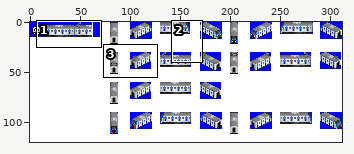
Sprite sheet, stored at src/metro/seoul_metro_4/LINE_4_2019.png. Above: a wide view before the commit, with the close-up outlined.
Close-up. Before:
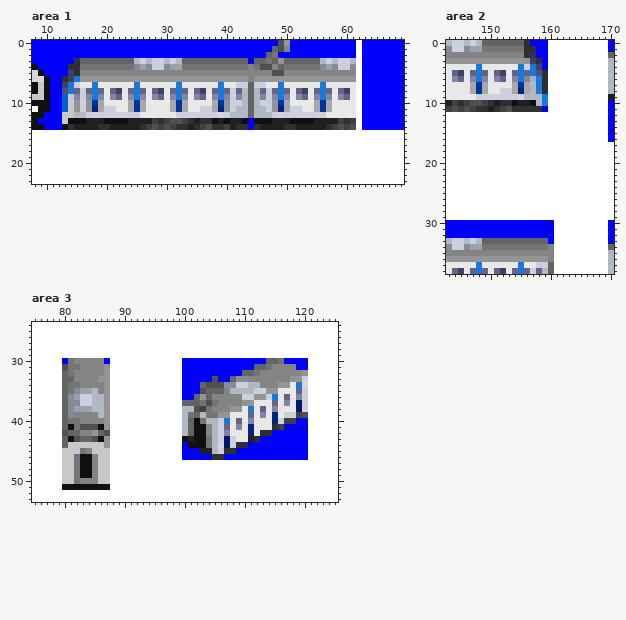
The file is 312x120 pixels. Colours within 5 levels of each other are drawn and written as one. Shown: area 1: x 8..69, y 0..23; area 2: x 143..170, y 0..38; area 3: x 75..125, y 24..53. The commit also changed other parts of the picture, which this record leaves out.
Once edited:
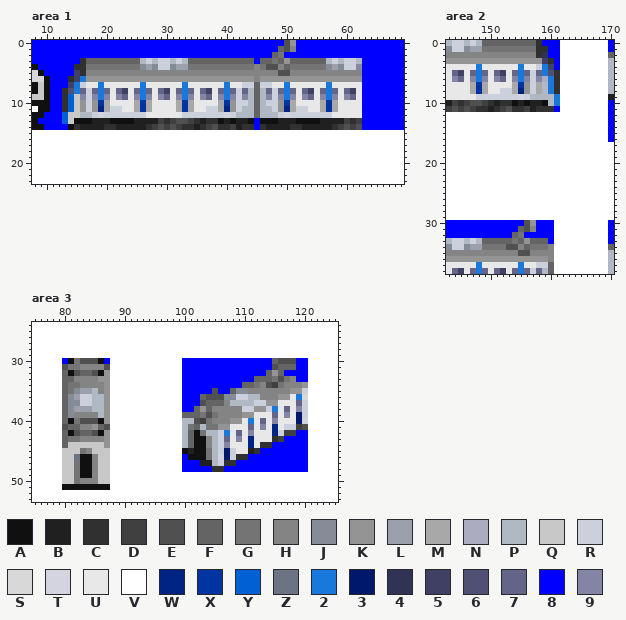
Palette (. is transparent): A #101010  B #202020  C #303030  D #404040  E #505050  F #646464  G #747474  H #848484  J #848c98  K #949494  L #9ca0ac  M #a8a8a8  N #acacc0  P #b0b8c4  Q #c8c8c8  R #ccd0dc  S #d8d8d8  T #d4d4e0  U #e8e8e8  V #ffffff  W #002484  X #0034a0  Y #0060d4  Z #6c7484  2 #1878dc  3 #00186c  4 #303454  5 #404064  6 #505074  7 #646488  8 #0000ff  9 #8484a4
Diff:
--- area 1
@@ x 8..69 @@
- 0 88888888888888888888888888888888888888888EK88888888888V8888888
- 1 8888888888888888888888888888888888888888FEH88888888888V8888888
- 2 888888888888888888888888888888888888888FG8888888888888V8888888
- 3 8888888CFFFFFFFFFPRPRRPRPFFFFFFFFFFF8FFGFKFFFFFFPRPRRPV8888888
- 4 A88888CCGGGGGGGGGJLJRRJLLGGGGGGGGGGGHGEEHFGGGGGGJLJRRJV8888888
- 5 SA88885CHHHHHHHHHHHHHHHHHHHHHHHHHHHHHHHHEEHHHHHHHHHHHHV8888888
- 6 SSA88C52KKKKKKKKKKKKKKKKKKKKKKKKKKKKHKKKKKKKKKKKKKKKKKV8888888
- 7 AQA8852RUU2UUUUUU2UUUUUU2UUUUUU2UURRFRRUU2UUUUUU2UUUUUV8888888
- 8 AQA88627R727U75U727U75U727U75U727R7PFP7R727U75U727U75UV8888888
- 9 QQA88YQ9R929U97U929U97U929U97U929R9PFP9R929U97U929U97UV8888888
-10 AAA88YQKRKXMUUUUMXMUUUUMXMUUUUMXKRRPFPRRKXMUUUUMXMUUUUV8888888
-11 VAA88YQKRKWMRRUUMXMUUUUMXMUURRMWKRPPFPPRKWMRRUUMXMUUUUV8888888
-12 AA888QQPPRTRRRRRRRUUUUUURRRRRRRTRPPPFPPPRTRRRRRRRUUUUUV8888888
-13 A8888QAAABBBAAAABBBBDCDEEDCBCCABABBA8AAABBBAAAABBBBDCDV8888888
-14 AA888ACBBBBCCBBBBBCDEDEDCCBCDECCDBCC8CBBBBCCBBBBBCDEDEV8888888
+ 0 888888888888888888888888888888888888888888EK888888888888888888
+ 1 88888888888888888888888888888888888888888FEH888888888888888888
+ 2 8888888888888888888888888888888888888888FG88888888888888888888
+ 3 88888888CFFFFFFFFFPRPRRPRPFFFFFFFFFFF8FFGFKFFFFFFPRPRRP8888888
+ 4 A888888CCGGGGGGGGGJLJRRJLLGGGGGGGGGGGHGEEHFGGGGGGJLJRRJ8888888
+ 5 SA888885CHHHHHHHHHHHHHHHHHHHHHHHHHHHHHHHHEEHHHHHHHHHHHH8888888
+ 6 SSA888C52KKKKKKKKKKKKKKKKKKKKKKKKKKKKHKKKKKKKKKKKKKKKKK8888888
+ 7 AQA88852RUU2UUUUUU2UUUUUU2UUUUUU2UURRFRRUU2UUUUUU2UUUUU8888888
+ 8 AQA88C627R727U75U727U75U727U75U727R7PFP7R727U75U727U75U8888888
+ 9 QQA88CYQ9R929U97U929U97U929U97U929R9PFP9R929U97U929U97U8888888
+10 AAA88CYQKRKXMUUUUMXMUUUUMXMUUUUMXKRRPFPRRKXMUUUUMXMUUUU8888888
+11 VAA88CYQKRKWMRRUUMXMUUUUMXMUURRMWKRPPFPPRKWMRRUUMXMUUUU8888888
+12 AA888YQQPPRTRRRRRRRUUUUUURRRRRRRTRPPPFPPPRTRRRRRRRUUUUU8888888
+13 A8888YQAAABBBAAAABBBBDCDEEDCBCCABABBA8AAABBBAAAABBBBDCD8888888
+14 AA8888ACBBBBCCBBBBBCDEDEDCCBCDECCDBCC8CBBBBCCBBBBBCDEDE8888888
 15 VVVVVVVVVVVVVVVVVVVVVVVVVVVVVVVVVVVVVVVVVVVVVVVVVVVVVVVVVVVVVV
--- area 2
@@ x 154..163 @@
- 0 FFC888VVVV
- 1 GGCC88VVVV
- 2 HHC488VVVV
- 3 KKK5C8VVVV
- 4 U2R258VVVV
- 5 72726CVVVV
- 6 929N2CVVVV
- 7 MXMP2CVVVV
- 8 MWMP2CVVVV
- 9 RTPPP2VVVV
-10 ABBAP2VVVV
-11 CCCCC8VVVV
+ 0 FFFFC888VV
+ 1 GGGGCC88VV
+ 2 HHHHC488VV
+ 3 KKKKK5C8VV
+ 4 U2UUR258VV
+ 5 727R726CVV
+ 6 929R9N2CVV
+ 7 MXKRMP2CVV
+ 8 MWKRMP2CVV
+ 9 RTRPPPP2VV
+10 ABABBAP2VV
+11 CCDBCCC8VV
 12 VVVVVVVVVV
@@ x 151..159 @@
 29 VVVVVVVVV
-30 888888888
-31 888888888
-32 888888888
-33 FFFFFFFFF
-34 GGGGGGGGG
-35 HHHHHHHHH
+30 88888EK88
+31 8888FEH88
+32 888FG8888
+33 FFFGFKFFF
+34 GGEEHFGGG
+35 HHHHEEHHH
 36 KKKKKKKKK
--- area 3
@@ x 75..125 @@
 29 VVVVVVVVVVVVVVVVVVVVVVVVVVVVVVVVVVVVVVVVVVVVVVVVVVV
-30 VVVVV8GHHHHH8VVVVVVVVVVVV88888888888888FFG8888VVVVV
-31 VVVVVEGGHHHHKVVVVVVVVVVVV888888888888FFGHHHH88VVVVV
-32 VVVVVFGHHHHHKVVVVVVVVVVVV8888888888FFGHHHHHHHKVVVVV
-33 VVVVVFFHHHHKKVVVVVVVVVVVV88888E88FJJHHHHHHHKKRVVVVV
-34 VVVVVFGGHHHHKVVVVVVVVVVVV888FEEEJJRRPPHHHKKU2SVVVVV
-35 VVVVVFGJLLPHKVVVVVVVVVVVV888EFFFHPPPPRRKKUUU7RVVVVV
-36 VVVVVFJLRRPPKVVVVVVVVVVVV88FKFHHHHHRRKKR2U7U9RVVVVV
-37 VVVVVFJJRRPPKVVVVVVVVVVVVFFFGEGHHHHKKUUU7U9U3RVVVVV
-38 VVVVVFJLLLPPKVVVVVVVVVVVVPPEDGHHHKKU2U7U9UUU3TVVVVV
-39 VVVVVFJHHHHPKVVVVVVVVVVVVPGFPGGKKUUU7U9UWURRDEVVVVV
-40 VVVVVFGGHHHHKVVVVVVVVVVVVPFAGPPR2U7U9UUUWRDD88VVVVV
-41 VVVVVFAGEEEAKVVVVVVVVVVVVPFAAHPR7U9UWUUUCD8888VVVVV
-42 VVVVVEFFHHKFEVVVVVVVVVVVVPFAAHPR9UUUWUCC888888VVVVV
-43 VVVVVFAEFFEAKVVVVVVVVVVVVABAAGPR3RUUBC88888888VVVVV
-44 VVVVVFQQQQQQKVVVVVVVVVVVV8AAAGPT3RCC8888888888VVVVV
-45 VVVVVQQQGHQQQVVVVVVVVVVVV888BBPRCC888888888888VVVVV
-46 VVVVVQQZAAHQQVVVVVVVVVVVV88888CC88888888888888VVVVV
-47 VVVVVQQGAAHQQVVVVVVVVVVVVVVVVVVVVVVVVVVVVVVVVVVVVVV
-48 VVVVVQQGAAHQQVVVVVVVVVVVVVVVVVVVVVVVVVVVVVVVVVVVVVV
+30 VVVVV8AGEEEA8VVVVVVVVVVVV888888888888888FEEE88VVVVV
+31 VVVVVEGGHHHHEVVVVVVVVVVVV888888888888888EFFF88VVVVV
+32 VVVVVFAEFFEAKVVVVVVVVVVVV88888888888888FKF8888VVVVV
+33 VVVVVFFHHHHKKVVVVVVVVVVVV888888888888FFFGEGH88VVVVV
+34 VVVVVFGGHHHHKVVVVVVVVVVVV8888888888FFGHEDGHHHKVVVVV
+35 VVVVVFGJLLPHKVVVVVVVVVVVV88888E88FJJHHHHHHHKKRVVVVV
+36 VVVVVFJLRRPPKVVVVVVVVVVVV888FEEEJJRRPPHHHKKU2SVVVVV
+37 VVVVVFJJRRPPKVVVVVVVVVVVV888EFFFHPPPPRRKKUUU7RVVVVV
+38 VVVVVFJLLLPPKVVVVVVVVVVVV88FKFHHHHHRRKKR2U7U9RVVVVV
+39 VVVVVFJHHHHPKVVVVVVVVVVVVFFFGEGHHHHKKUUU7U9U3RVVVVV
+40 VVVVVFAGEEEAKVVVVVVVVVVVVPPEDGHHHKKU2U7U9UUU3TVVVVV
+41 VVVVVEFFHHKFEVVVVVVVVVVVVPGFPGGKKUUU7U9UWURRDEVVVVV
+42 VVVVVFAEFFEAKVVVVVVVVVVVVPFAGPPR2U7U9UUUWRDD88VVVVV
+43 VVVVVFGGHHHHKVVVVVVVVVVVVPFAAHPR7U9UWUUUCD8888VVVVV
+44 VVVVVFQQQQQQKVVVVVVVVVVVVPFAAHPR9UUUWUCC888888VVVVV
+45 VVVVVQQQGHQQQVVVVVVVVVVVVABAAGPR3RUUBC88888888VVVVV
+46 VVVVVQQZAAHQQVVVVVVVVVVVV8AAAGPT3RCC8888888888VVVVV
+47 VVVVVQQGAAHQQVVVVVVVVVVVV888BBPRCC888888888888VVVVV
+48 VVVVVQQGAAHQQVVVVVVVVVVVV88888CC88888888888888VVVVV
 49 VVVVVQQGAAHQQVVVVVVVVVVVVVVVVVVVVVVVVVVVVVVVVVVVVVV
